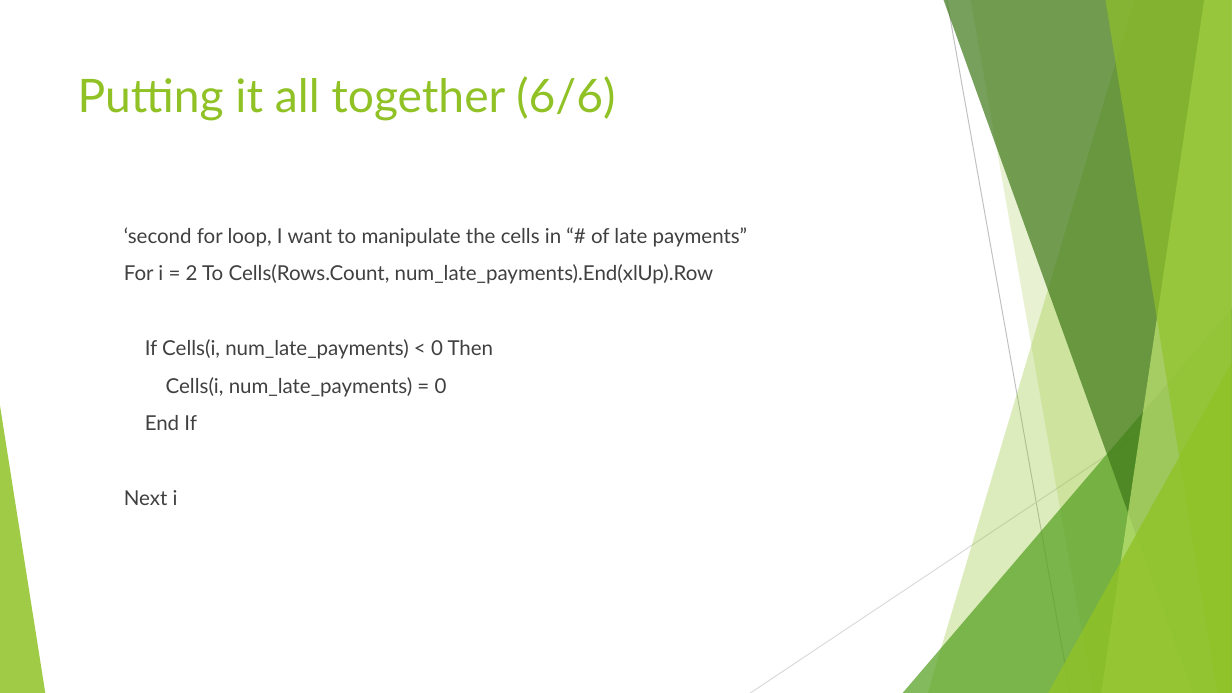
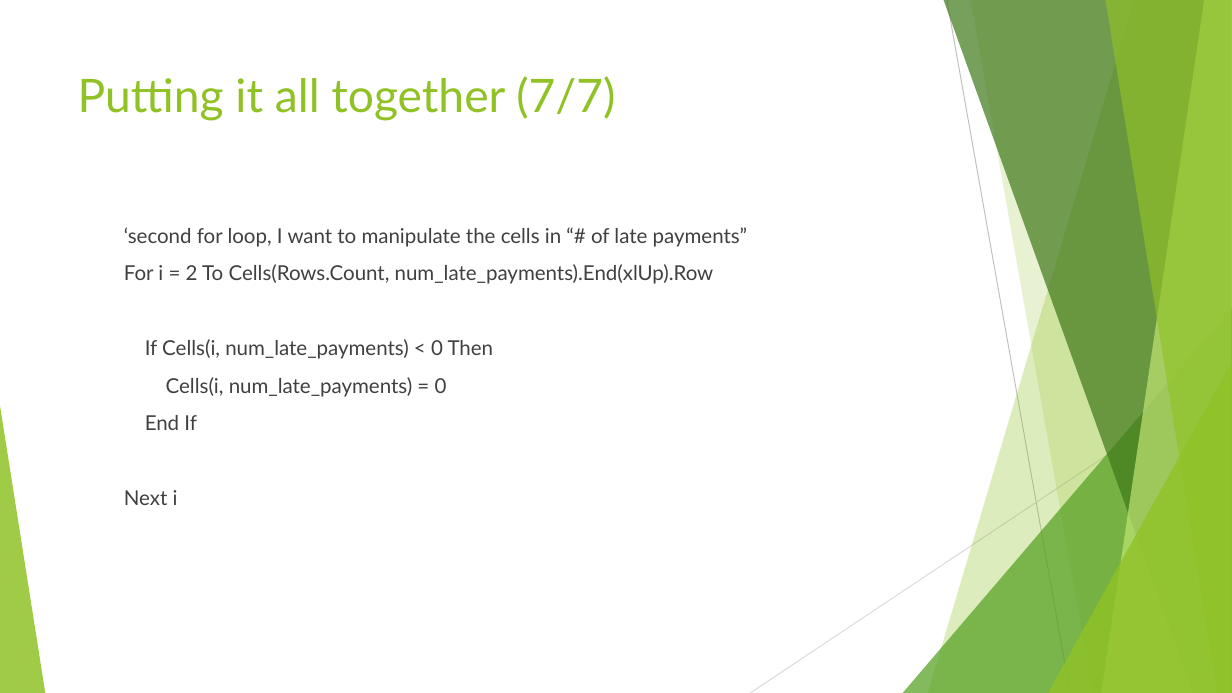
Before and after one commit to lifeinData/vba_senimar_datathon, a slide deck: slide 25 of VBA Seminar.pptx (slide 23 before the commit). Drawn at 1232x693 pixels with LibreOffice and Linux fonts; fonts in the diff are those of the drawing. Boxes give left, top, right and bottom in pixels: in the first picture for what was removed or moved away, otherwise in the second. Text is boxed around its words. In the diff, an @@ line names an element or a change of style, - is before the commit and + after.

```diff
--- a/VBA Seminar.pptx
+++ b/VBA Seminar.pptx
@@ title at (x1=78, y1=76, x2=615, y2=121): text changed @@
-Putting it all together (6/6)
+Putting it all together (7/7)
```
Also in this commit, not shown: 13 other slides changed, 2 slides added, 1 other file.
